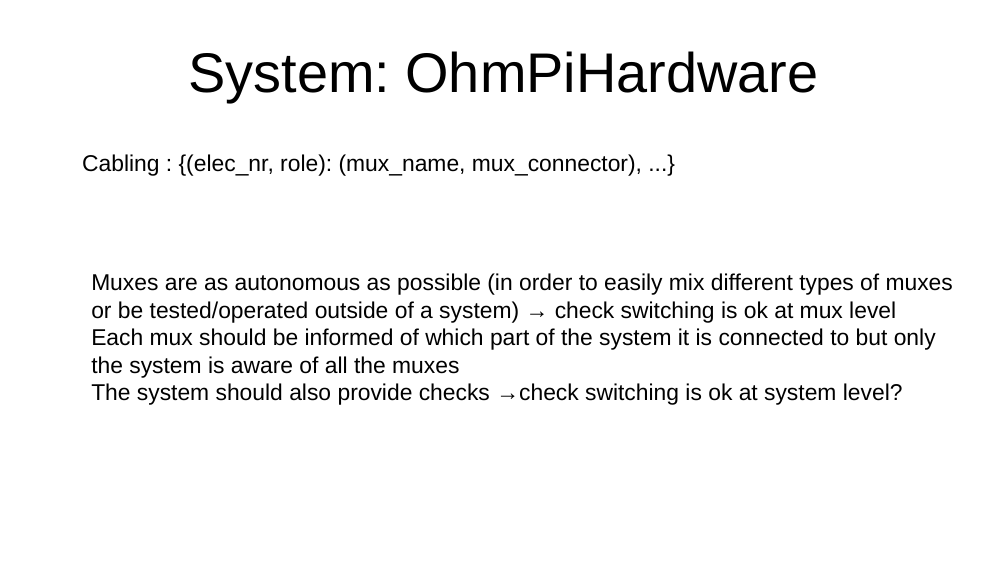
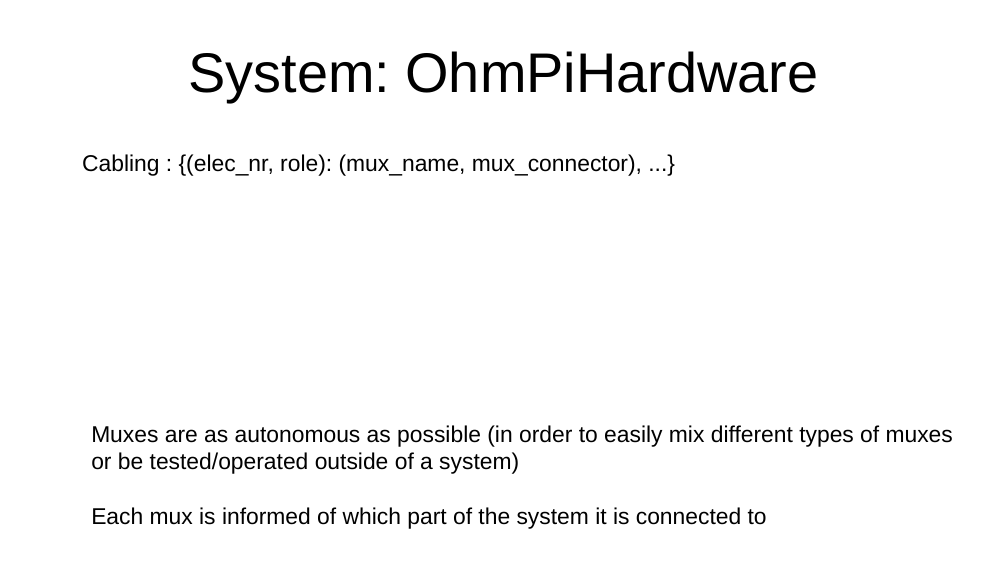
Before and after one commit to ohmpi/ohmpi, a slide deck: slide 9 of Proposition software architecture.odp (slide 8 before the commit). Drawn at 1008x567 pixels with LibreOffice and Linux fonts; fonts in the diff are those of the drawing. Boxes give left, top, right and bottom in pixels: in the first picture for what was removed or moved away, otherwise in the second. Text is boxed around its words. In the diff, an @@ line names an element or a change of style, - is before the commit and + after.

```diff
--- a/Proposition software architecture.odp
+++ b/Proposition software architecture.odp
@@ text "Muxes are as autonomous as ...": place and size @@
-text "Muxes are as autonomous as ..." at (91,273,953,405)
+text "Muxes are as autonomous as ..." at (91,425,953,529)
@@ text at (91,452,767,529): text changed @@
-or be tested/operated outside of a system) → check switching is ok at mux level
-Each mux should be informed of which part of the system it is connected to but only
-the system is aware of all the muxes
-The system should also provide checks →check switching is ok at system level?
+or be tested/operated outside of a system)
+Each mux is informed of which part of the system it is connected to
```
Also in this commit, not shown: 3 other slides changed, 1 slide added, 20 other files.
